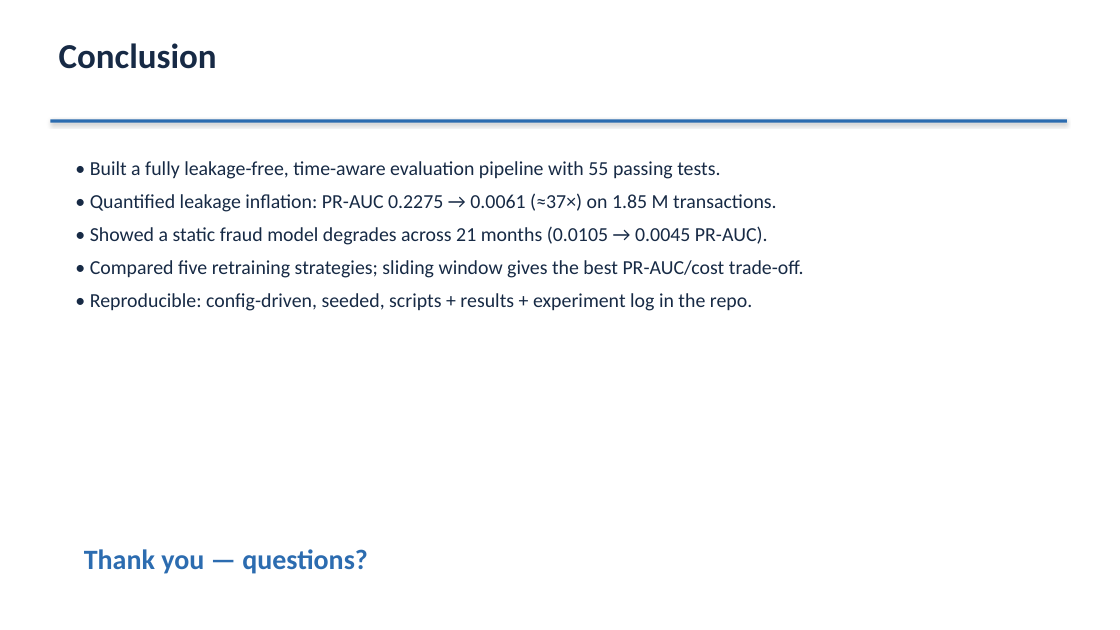
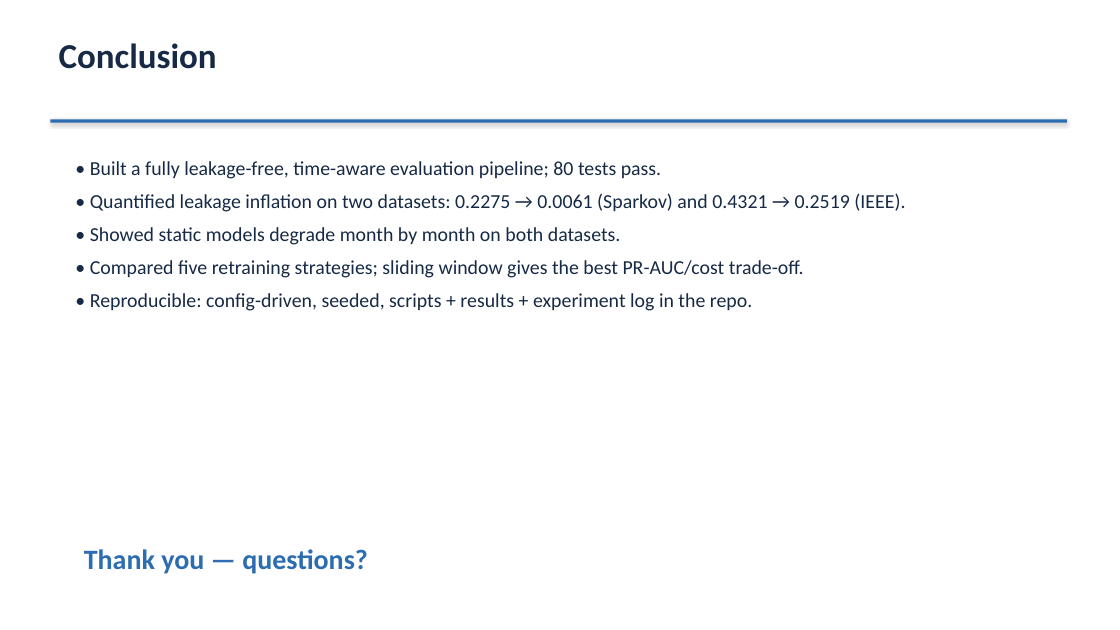
Before and after one commit to Samakshg11/fraud-drift-detection, a slide deck: slide 12 of docs/project_presentation.pptx (slide 11 before the commit). Drawn at 1120x630 pixels with LibreOffice and Linux fonts; fonts in the diff are those of the drawing. Boxes give left, top, right and bottom in pixels: in the first picture for what was removed or moved away, otherwise in the second. Text is boxed around its words. In the diff, an @@ line names an element or a change of style, - is before the commit and + after.

Commit message:
results: finalize IEEE-CIS experiments and 12-slide two-dataset presentation

```diff
--- a/docs/project_presentation.pptx
+++ b/docs/project_presentation.pptx
@@ text at <box>90,161,905,245</box>: text changed @@
-• Built a fully leakage-free, time-aware evaluation pipeline with 55 passing tests.
-• Quantified leakage inflation: PR-AUC 0.2275 → 0.0061 (≈37×) on 1.85 M transactions.
-• Showed a static fraud model degrades across 21 months (0.0105 → 0.0045 PR-AUC).
+• Built a fully leakage-free, time-aware evaluation pipeline; 80 tests pass.
+• Quantified leakage inflation on two datasets: 0.2275 → 0.0061 (Sparkov) and 0.4321 → 0.2519 (IEEE).
+• Showed static models degrade month by month on both datasets.
```
Also in this commit, not shown: 4 other slides changed, 1 slide added, 8 other files.
